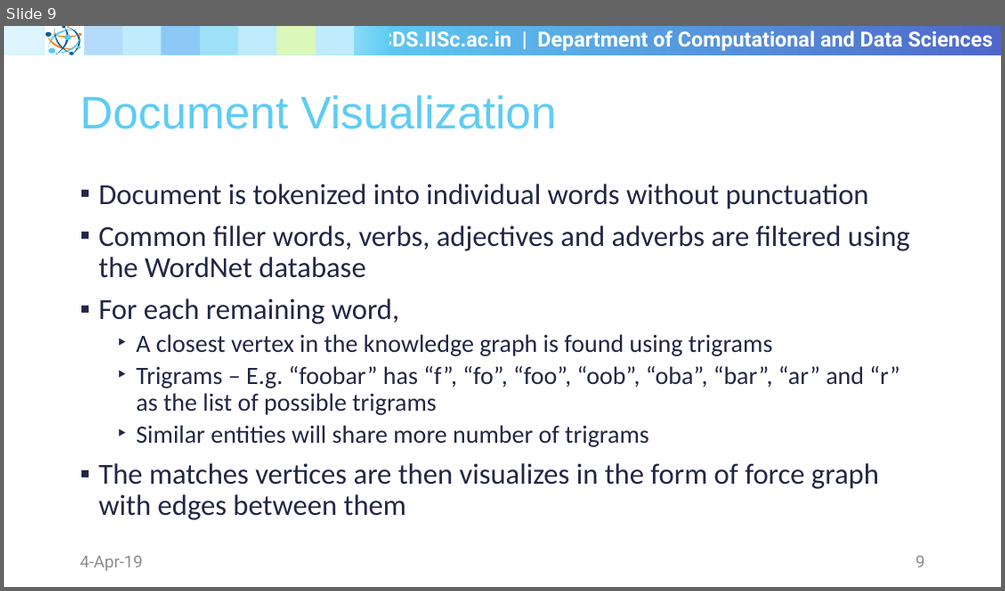
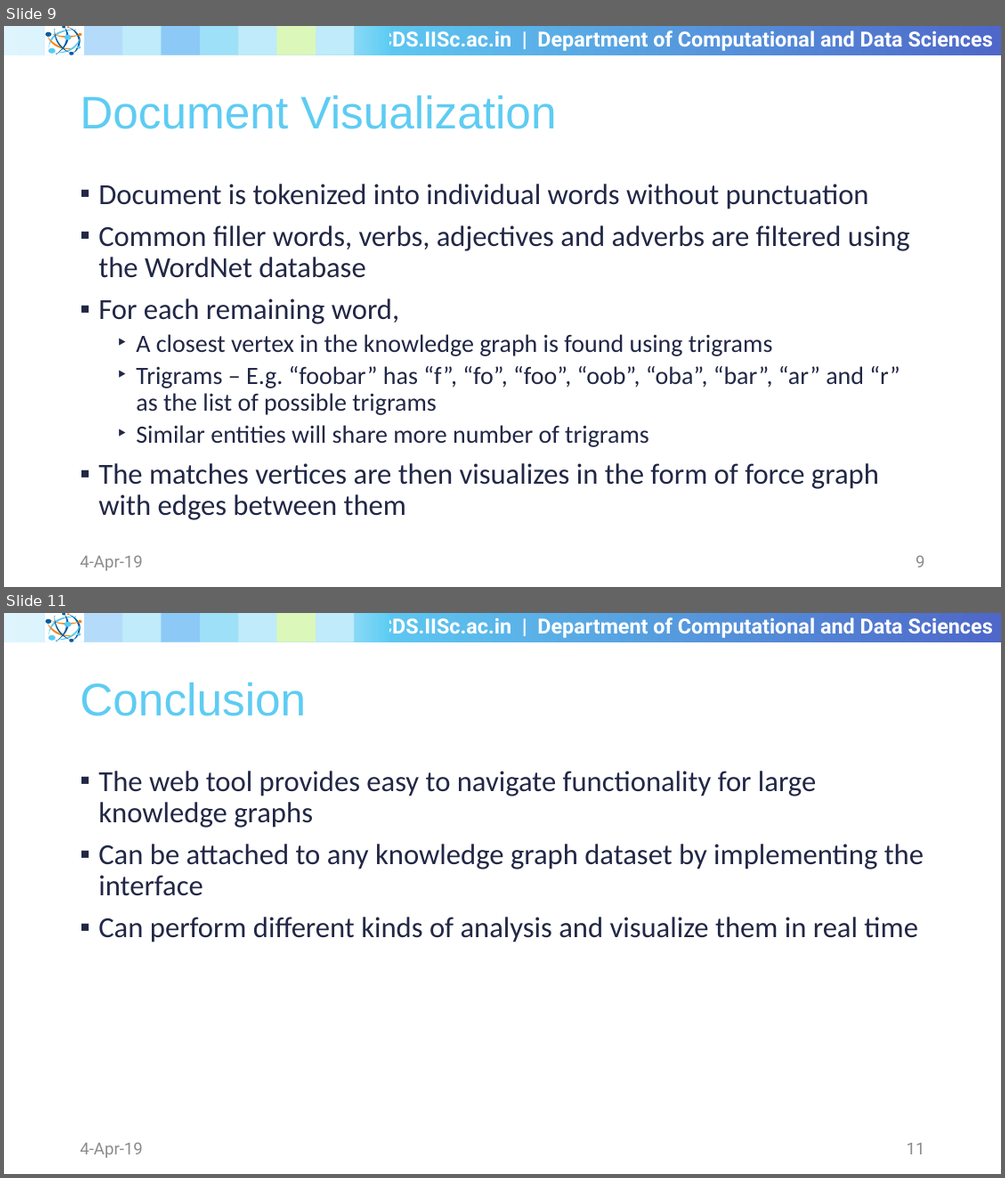
Before and after one commit to shriramrseee/ds294, a slide deck: Project/Project.pptx. Shown one above the other, each under a label of ours: slide 9 before the commit, slides 9 and 11 after it; the slides between them are not shown. The pictures are 1005x591 and 1005x1178 pixels, drawn with LibreOffice and Linux fonts; fonts in the diff are those of the drawing; background and template pictures are left out. Boxes give left, top, right and bottom in pixels: in the first picture for what was removed or moved away, otherwise in the second. Text is boxed around its words. In the diff, an @@ line names an element or a change of style, - is before the commit and + after.

```diff
--- a/Project/Project.pptx
+++ b/Project/Project.pptx
@@ slide 11 added at box(4, 613, 1001, 1174), background #FFFFFF; not listed: 28 template elements that a slide beside it also shows @@
@@ title added at box(80, 682, 306, 716), 44 pt, text #5ECCF3 @@
+Conclusion
@@ text added at box(98, 771, 923, 942), 28 pt, text #212745 @@
+▪ The web tool provides easy to navigate functionality for large knowledge graphs
+▪ Can be attached to any knowledge graph dataset by implementing the interface
+▪ Can perform different kinds of analysis and visualize them in real time
@@ text added at box(80, 1142, 143, 1158), 16 pt, text #8C8C8C @@
+4-Apr-19
@@ page number added at box(906, 1143, 925, 1154), 16 pt, text #8C8C8C @@
+11
```
Also in this commit, not shown: 2 slides changed, 1 other file.
